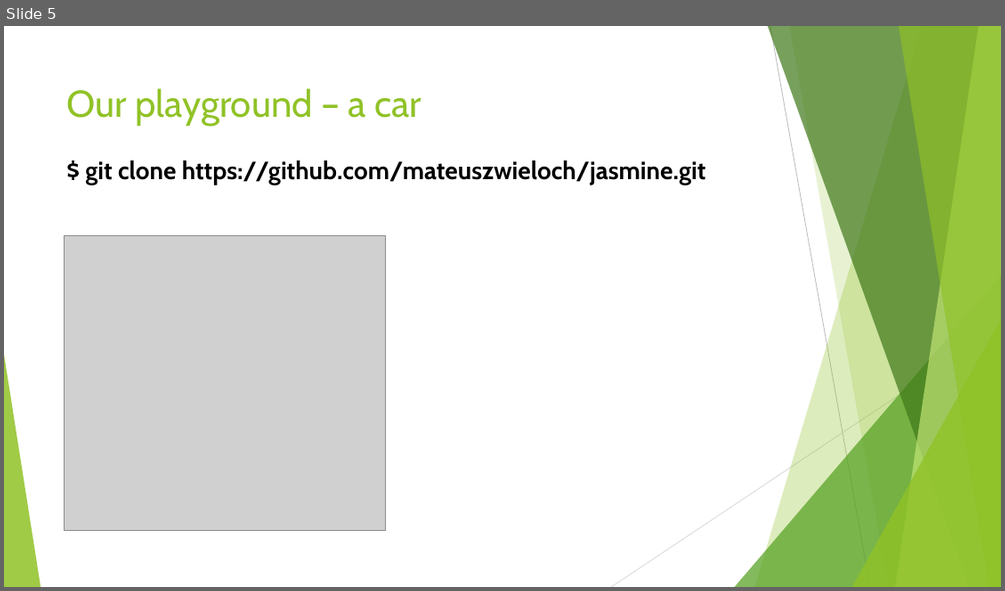
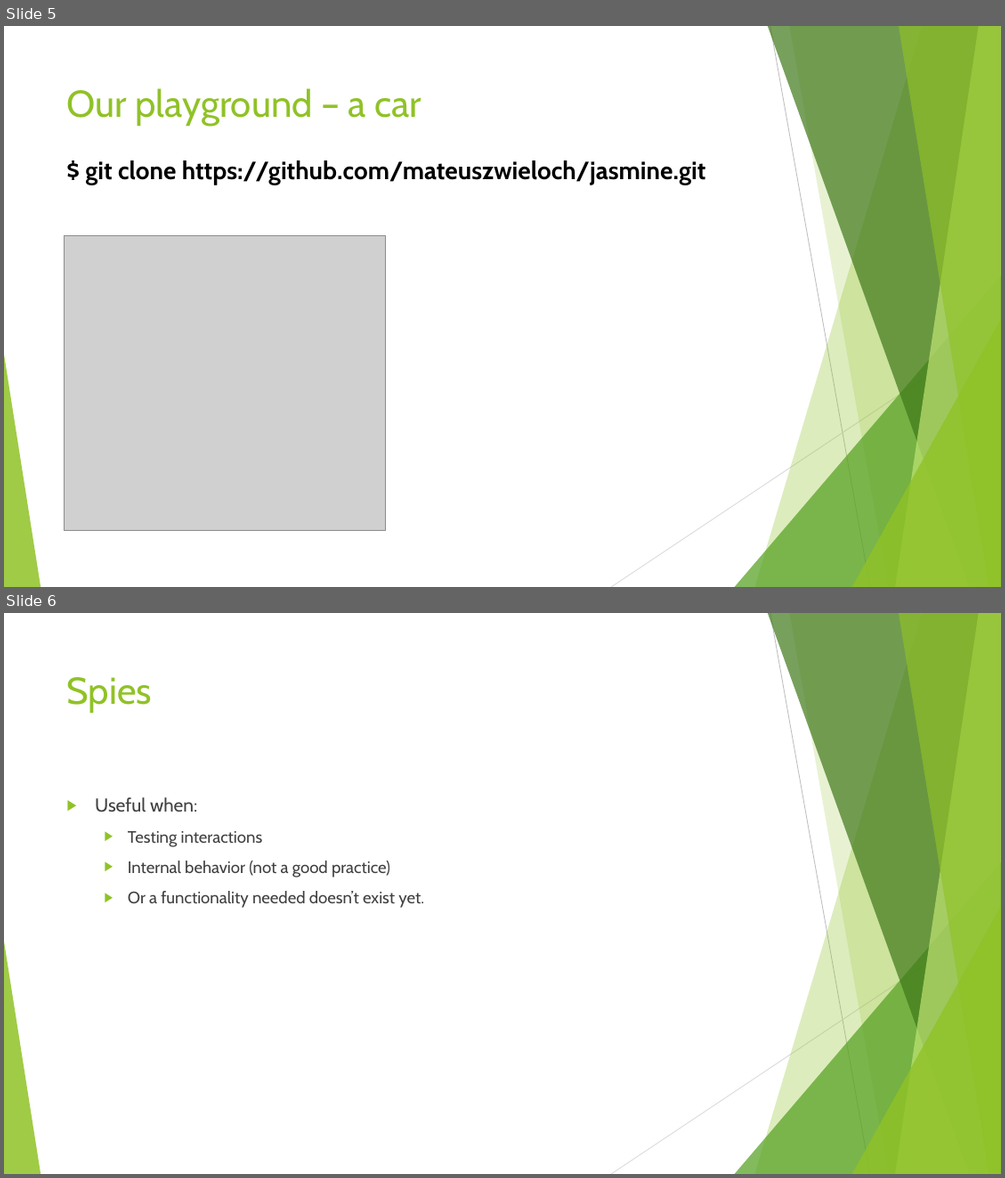
Before and after one commit to jeffxor/jasmine, a slide deck: doc/Jasmine.pptx. Shown one above the other, each under a label of ours: slide 5 before the commit, slides 5 and 6 after it. The pictures are 1005x591 and 1005x1178 pixels, drawn with LibreOffice and Linux fonts; fonts in the diff are those of the drawing; grey boxes stand for pictures; background and template pictures are left out. Boxes give left, top, right and bottom in pixels: in the first picture for what was removed or moved away, otherwise in the second. Text is boxed around its words. In the diff, an @@ line names an element or a change of style, - is before the commit and + after.

Commit message:
Added page about spies to presentation

```diff
--- a/doc/Jasmine.pptx
+++ b/doc/Jasmine.pptx
@@ slide 6 added at [4,613,1001,1174], background #FFFFFF; not listed: 10 template elements that a slide beside it also shows @@
@@ title added at [67,677,152,713], 36 pt, text #90C226 @@
+Spies
@@ text added at [95,797,424,908], 16 pt, text #404040 @@
+▶ Useful when:
+  ▶ Testing interactions
+  ▶ Internal behavior (not a good practice)
+  ▶ Or a functionality needed doesn’t exist yet.
```
